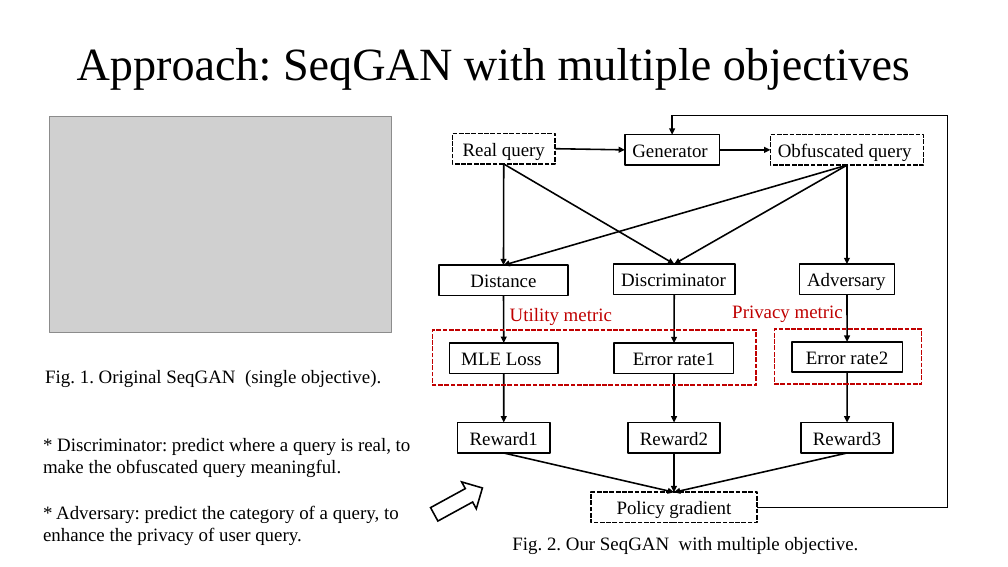
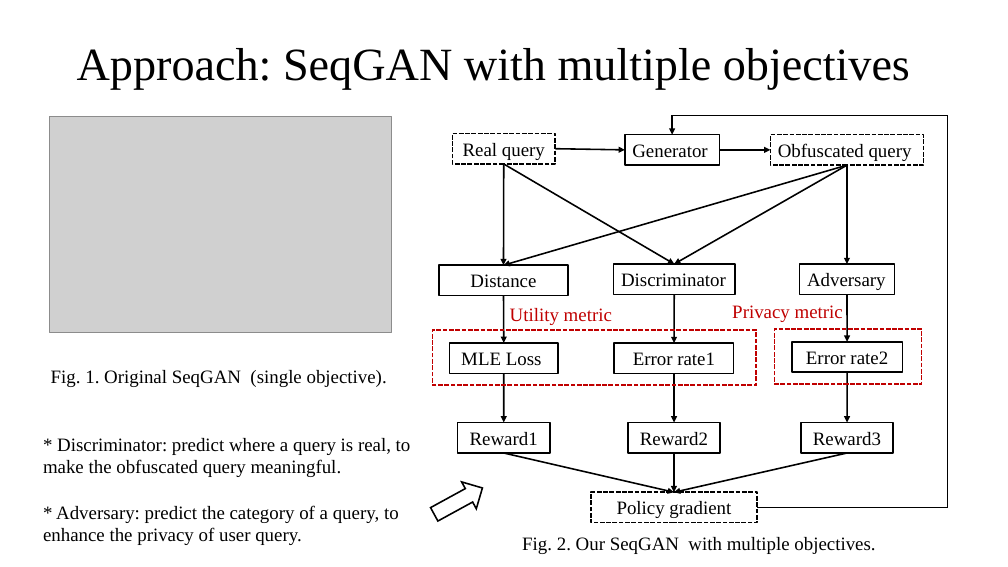
Before and after one commit to bitzj2015/EE599-Final-Project, a slide deck: slide 5 of doc/599-final-project.pptx. Drawn at 1008x567 pixels with LibreOffice and Linux fonts; fonts in the diff are those of the drawing; grey boxes stand for pictures. Boxes give left, top, right and bottom in pixels: in the first picture for what was removed or moved away, otherwise in the second. Text is boxed around its words. In the diff, an @@ line names an element or a change of style, - is before the commit and + after.

Commit message:
add ppt

```diff
--- a/doc/599-final-project.pptx
+++ b/doc/599-final-project.pptx
@@ text "Fig. 1. Original SeqGAN (single ..." at bbox=[51, 370, 387, 387]: alignment left to centre @@
@@ text at bbox=[522, 537, 875, 554]: text changed @@
-Fig. 2. Our SeqGAN with multiple objective.
+Fig. 2. Our SeqGAN with multiple objectives.
```
Also in this commit, not shown: 2 other files.
